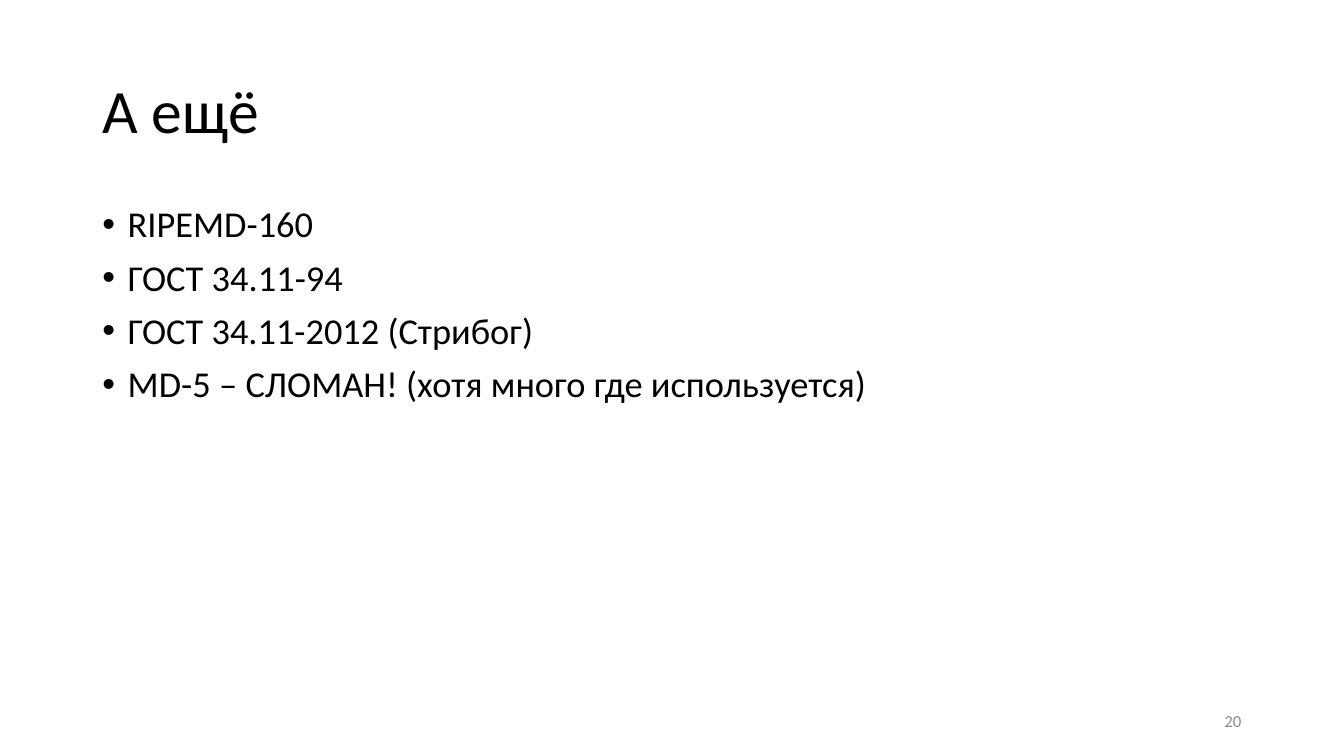
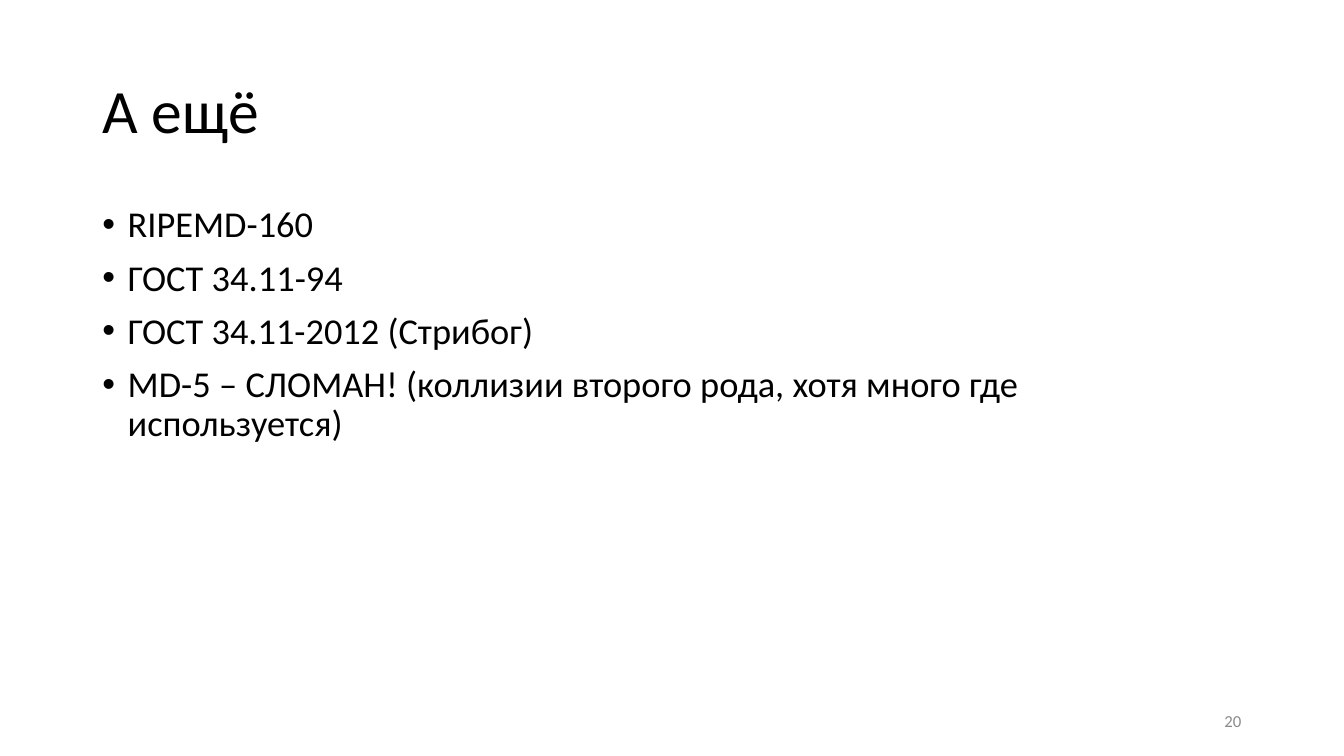
Before and after one commit to GeorgyFirsov-s-forks/CryptoLectures, a slide deck: slide 20 of Lectures/Lecture11.pptx. Drawn at 1344x756 pixels with LibreOffice and Linux fonts; fonts in the diff are those of the drawing. Boxes give left, top, right and bottom in pixels: in the first picture for what was removed or moved away, otherwise in the second. Text is boxed around its words. In the diff, an @@ line names an element or a change of style, - is before the commit and + after.

```diff
--- a/Lectures/Lecture11.pptx
+++ b/Lectures/Lecture11.pptx
@@ text at (x1=128, y1=370, x2=1018, y2=442): text changed @@
-• MD-5 – СЛОМАН! (хотя много где используется)
+• MD-5 – СЛОМАН! (коллизии второго рода, хотя много где используется)
```
Also in this commit, not shown: 5 other files.
